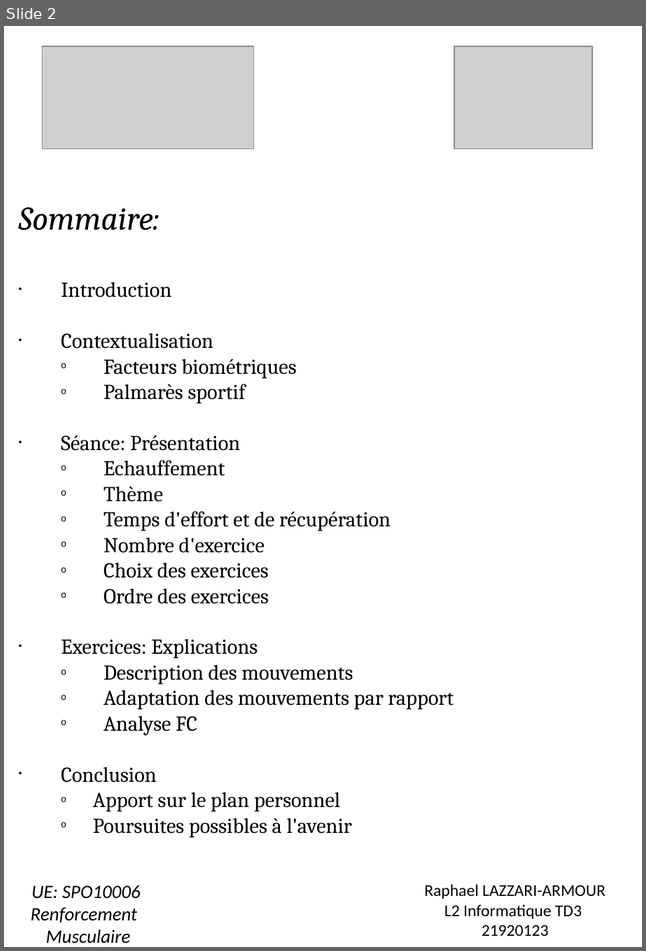
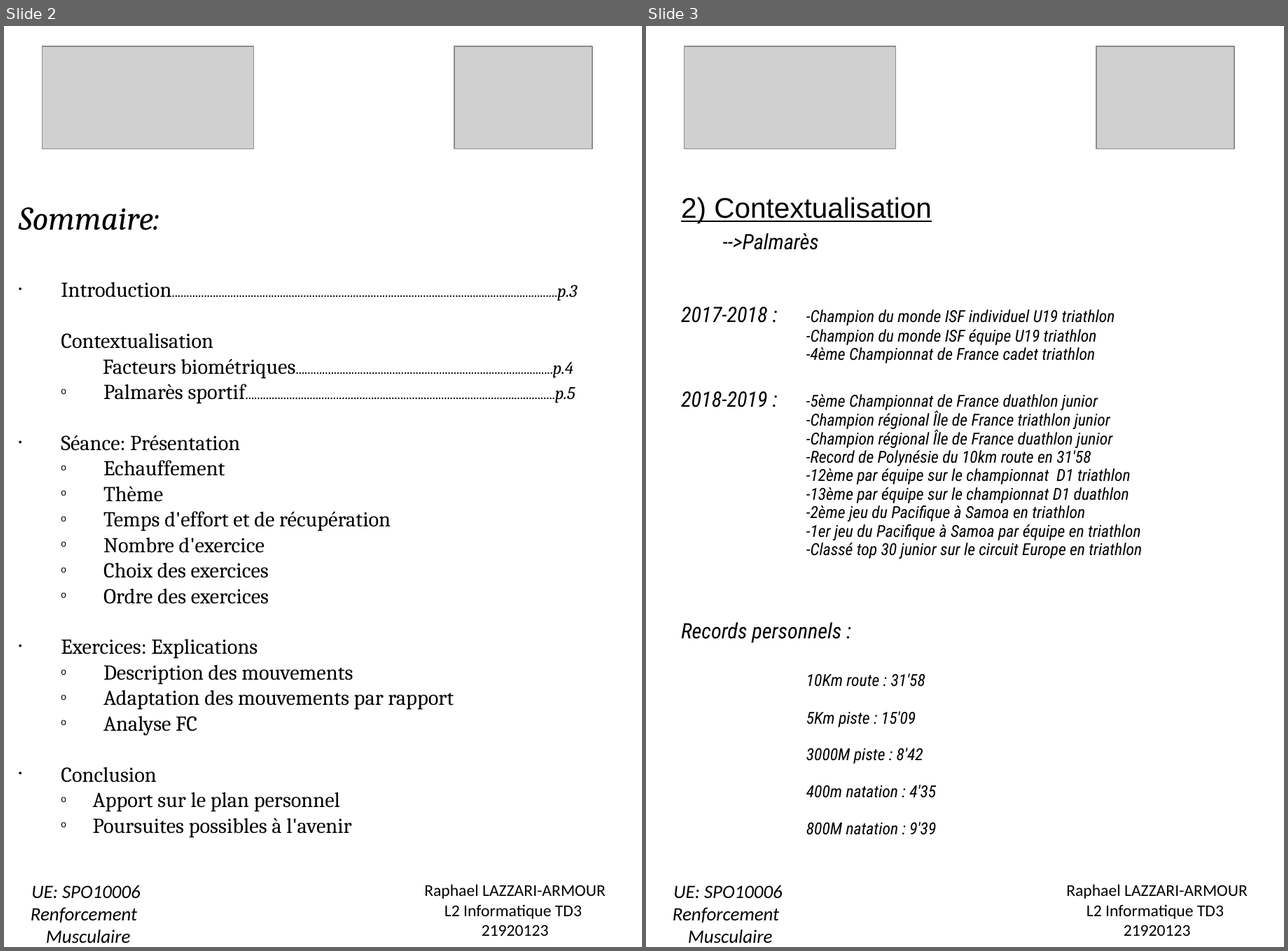
Before and after one commit to Raphael78000/Licence2_UVSQ, a slide deck: MUSCULATION/Dossier_renfo_muscu.ppt. Shown side by side, each under a label of ours: slide 2 before the commit, slides 2 and 3 after it. The pictures are 646x951 and 1288x951 pixels, drawn with LibreOffice and Linux fonts; fonts in the diff are those of the drawing; grey boxes stand for pictures. Boxes give left, top, right and bottom in pixels: in the first picture for what was removed or moved away, otherwise in the second. Text is boxed around its words. In the diff, an @@ line names an element or a change of style, - is before the commit and + after.

```diff
--- a/MUSCULATION/Dossier_renfo_muscu.ppt
+++ b/MUSCULATION/Dossier_renfo_muscu.ppt
@@ slide 3 added at <box>646,26,1284,947</box>, background #FFFFFF @@
@@ picture added at <box>684,46,896,148</box> @@
@@ picture added at <box>1096,46,1233,149</box> @@
@@ text added at <box>681,197,1142,835</box>, 14 pt, text #000000, italic @@
+2) Contextualisation
+-->Palmarès
+2017-2018 : -Champion du monde ISF individuel U19 triathlon
+-Champion du monde ISF équipe U19 triathlon
+-4ème Championnat de France cadet triathlon
+2018-2019 : -5ème Championnat de France duathlon junior
+-Champion régional Île de France triathlon junior
+-Champion régional Île de France duathlon junior
+-Record de Polynésie du 10km route en 31'58
+-12ème par équipe sur le championnat D1 triathlon
+-13ème par équipe sur le championnat D1 duathlon
+-2ème jeu du Pacifique à Samoa en triathlon
+-1er jeu du Pacifique à Samoa par équipe en triathlon
+-Classé top 30 junior sur le circuit Europe en triathlon
+Records personnels :
+10Km route : 31'58
+5Km piste : 15'09
+3000M piste : 8'42
+400m natation : 4'35
+800M natation : 9'39
@@ text added at <box>673,885,782,944</box>, 16 pt, text #000000, italic @@
+UE: SPO10006
+Renforcement
+Musculaire
@@ text added at <box>1066,884,1247,936</box>, 14 pt, text #000000 @@
+Raphael LAZZARI-ARMOUR
+L2 Informatique TD3
+21920123
@@ slide 2 changed as well @@
@@ text at <box>19,207,453,837</box>: bullet • to none; indent changed @@
@@ text at <box>61,282,577,301</box>: text changed; size 18 to 12 pt @@
-• Introduction
+• Introduction....................................................................................................................................p.3
@@ text at <box>103,358,575,404</box>: text changed; size 18 to 12 pt @@
-  o Facteurs biométriques
-  o Palmarès sportif
+Facteurs biométriques........................................................................................p.4
+  o Palmarès sportif..........................................................................................................p.5
```
Also in this commit, not shown: 1 other slide changed, 1 other slide added, 1 other file.
